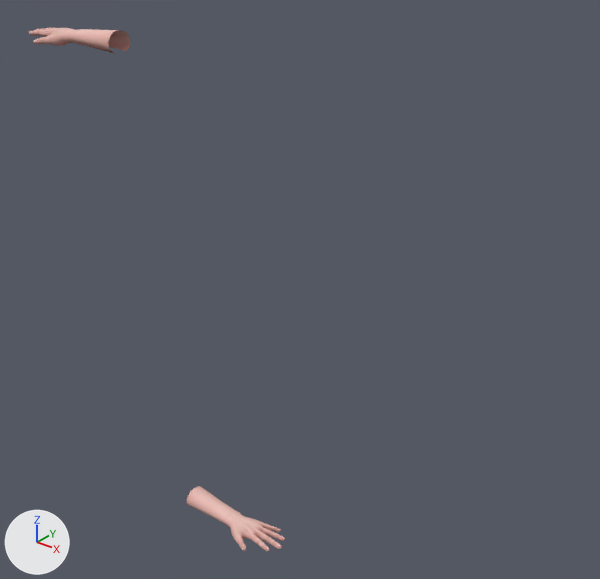
An edit to the FBX model Assets/Resources/Hand/boyhand/boyhand@bdiushaizi.FBX, drawn before and after from the same camera.
The view is the same before and after, from a camera (50 mm lens) standing at (2.41, -2.6, 3.19) and looking at (0.18, 0.19, 1.46). Arrows for +X, +Y and +Z are at lower left; the lights stay in place. Where no turn or scale is listed for an object, it has been applied to the vertices. Vertices at the same position are counted once.

Objects in the first picture: 'Boy_Hand', 'Boy_Hand002'.
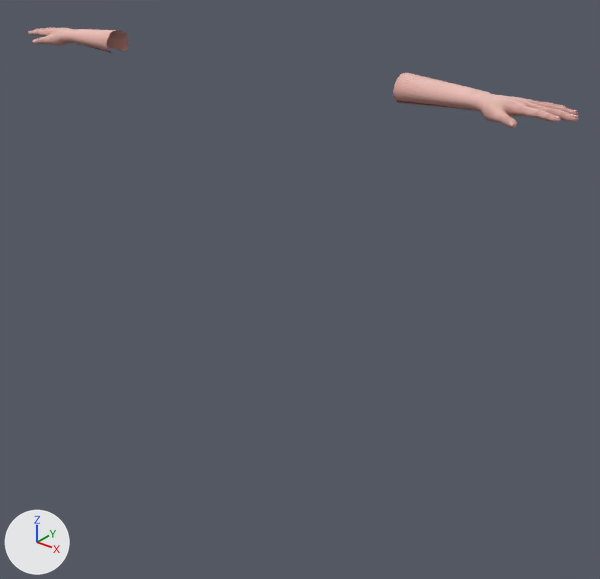
The newer file is also turned or shifted as a whole; pictures and numbers use the older file's frame.

Location of each change, [x1, y1, x2, y2] in pixels of the pictures (600 x 579 px):
'Sphere001', added (pink)
    after: [393, 73, 578, 128]
'Boy_Hand', deleted (pink)
    before: [187, 486, 285, 551]
'Boy_Hand002', reshaped, moved, turned, rescaled
    before: [29, 28, 130, 54]
    after: [28, 27, 129, 53]

What changed in the scene script:
```text
Change me_mesh_001:
    where me_mesh_001.from_pydata(...)  # 835 vertices, 1564 faces; spans x -0.141..0.087, y -0.217..0.434, z -0.018..0.086
    used by ob_boy_hand002; location = (-1.167, 0.0, 2.505); rotation_euler = (3.142, 0.0, -1.571), in degrees (180, 0, -90); scale = (-1.0, -1.0, -1.0)
    me_mesh_001 part 1: the whole mesh is multiplied about its middle by the matrix ((0.01, 1.0, 0.0), (1.0, -0.01, 0.0), (0.0, 0.0, 1.0)), then moved by (-1.037, -0.137, 2.505)
Add me_mesh_1:
    me_mesh_1.from_pydata(...)  # 835 vertices, 1564 faces; spans x 0.815..1.466, y -0.138..0.09, z 2.486..2.59
    me_mesh_1.materials.append(mat_material__105)  # picture img_girl_hand_tga
Remove ob_boy_hand:
    ob_boy_hand = bpy.data.objects.new('Boy_Hand', me_mesh)
    ob_boy_hand.location = (0.0, 0.0, 0.0)
Change ob_boy_hand002:
    ob_boy_hand002.rotation_euler: (3.142, 0.0, -1.571) -> (0.0, 0.0, 0.0)  # degrees (180, 0, -90) -> degrees (0, 0, 0)
    ob_boy_hand002.scale: (-1.0, -1.0, -1.0) -> (1.0, 1.0, 1.0)
    ob_boy_hand002.location: (-1.167, 0.0, 2.505) -> (0.0, 0.0, 0.0)
Add ob_sphere001:
    ob_sphere001 = bpy.data.objects.new('Sphere001', me_mesh_1)
    ob_sphere001.location = (0.005, 0.0, 0.002)
```
